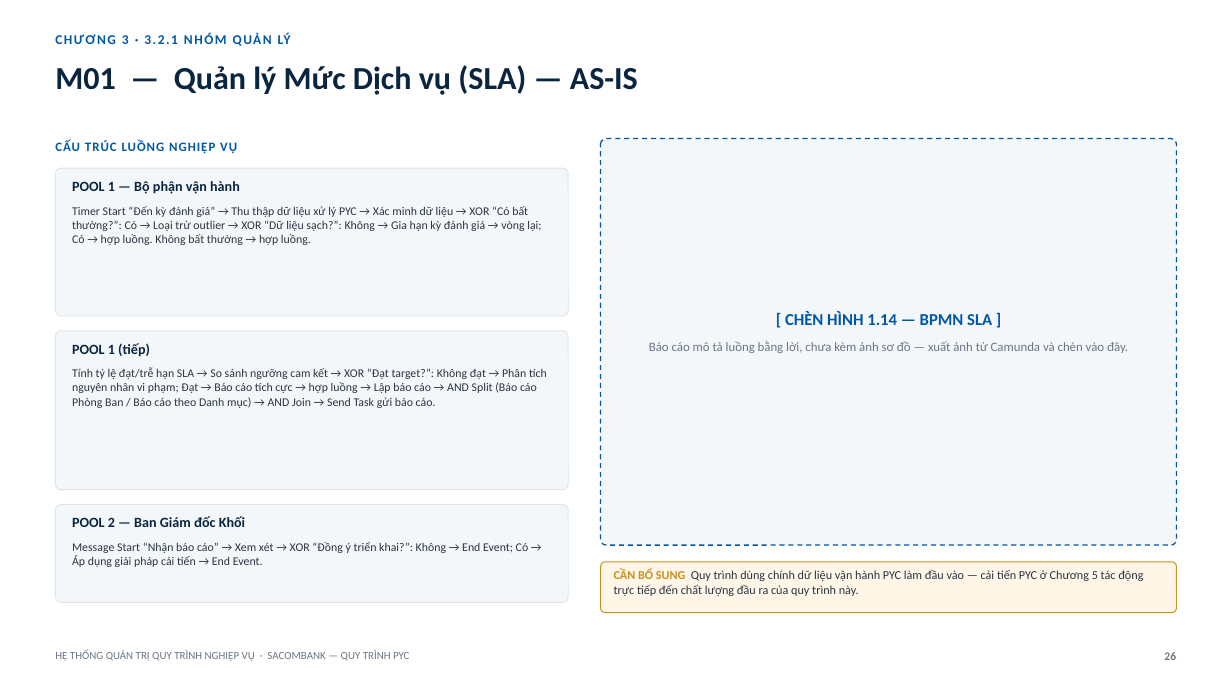
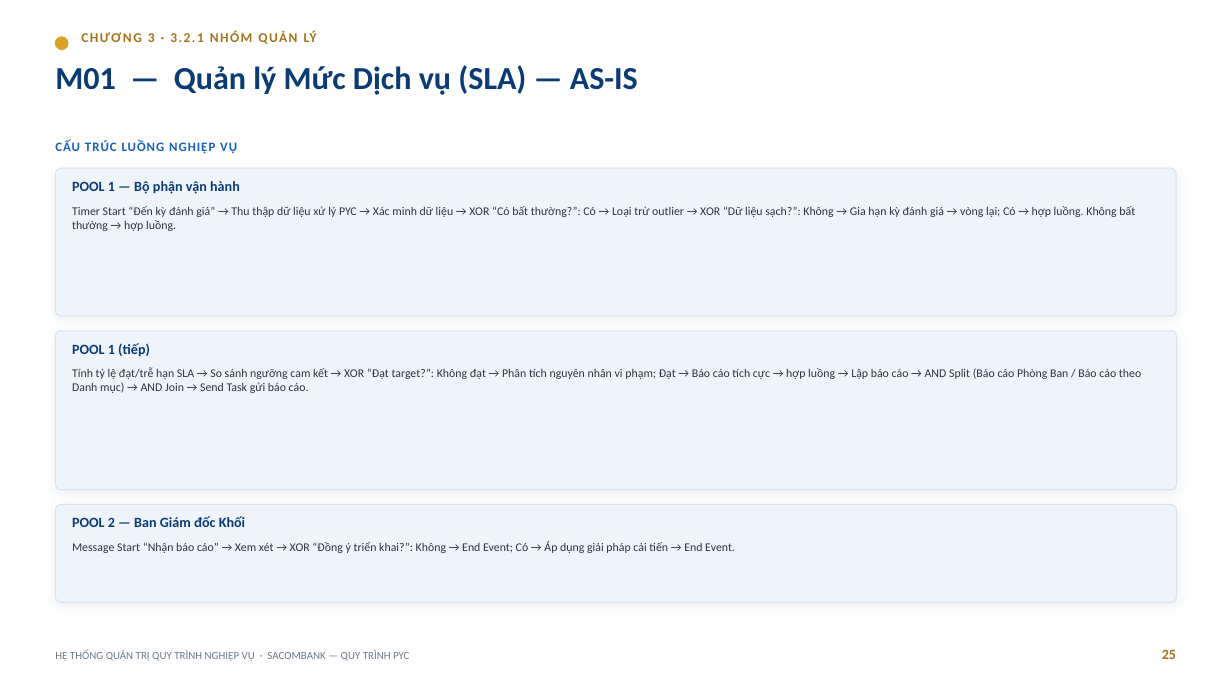
Before and after one commit to trilm83/SACOMBANK, a slide deck: slide 25 of BaoCao_PYC_Sacombank.pptx (slide 26 before the commit). Drawn at 1232x693 pixels with LibreOffice and Linux fonts; fonts in the diff are those of the drawing. Boxes give left, top, right and bottom in pixels: in the first picture for what was removed or moved away, otherwise in the second. Text is boxed around its words. In the diff, an @@ line names an element or a change of style, - is before the commit and + after.

```diff
--- a/BaoCao_PYC_Sacombank.pptx
+++ b/BaoCao_PYC_Sacombank.pptx
@@ ellipse added at [55, 37, 68, 50], fill #D9A227, outline #D9A227 1 pt @@
@@ text "CHƯƠNG 3 · 3.2.1 NHÓM ...": place and size @@
-text "CHƯƠNG 3 · 3.2.1 NHÓM ..." at [122, 33, 291, 44]
+text "CHƯƠNG 3 · 3.2.1 NHÓM ..." at [148, 31, 317, 42]
@@ text "CHƯƠNG 3 · 3.2.1 NHÓM ..." at [148, 31, 317, 42]: text colour #0057A6 to #A5741A @@
@@ text "CẤU TRÚC LUỒNG NGHIỆP VỤ" at [55, 140, 237, 154]: text colour #0057A6 to #1660BF @@
@@ rounded rectangle removed at [601, 139, 1177, 545] @@
@@ rounded rectangle removed at [55, 168, 568, 316] @@
@@ rounded rectangle added at [55, 168, 1177, 316], fill #EFF4FB, outline #D8E1EC 0.75 pt @@
@@ text removed at [785, 312, 992, 325] @@
-[ CHÈN HÌNH 1.14 — BPMN SLA ]
@@ rounded rectangle removed at [55, 331, 568, 490] @@
@@ rounded rectangle added at [55, 331, 1177, 490], fill #EFF4FB, outline #D8E1EC 0.75 pt @@
@@ text removed at [649, 341, 1128, 353] @@
-Báo cáo mô tả luồng bằng lời, chưa kèm ảnh sơ đồ — xuất ảnh từ Camunda và chèn vào đây.
@@ rounded rectangle removed at [55, 505, 568, 603] @@
@@ rounded rectangle added at [55, 505, 1177, 603], fill #EFF4FB, outline #D8E1EC 0.75 pt @@
@@ text colour #0A2540 to #0B3B75 in 4 elements at [55, 65, 638, 95], [72, 181, 240, 194], [72, 343, 150, 357], [72, 516, 245, 527] @@
@@ text colour #2B3440 to #2A3442 in 3 elements at [72, 206, 1135, 231], [72, 367, 1141, 393], [72, 541, 735, 553] @@
@@ rounded rectangle removed at [601, 562, 1177, 613] @@
@@ text removed at [614, 569, 1143, 596] @@
-CẦN BỔ SUNG Quy trình dùng chính dữ liệu vận hành PYC làm đầu vào — cải tiến PYC ở Chương 5 tác động trực tiếp đến chất lượng đầu ra của quy trình này.
@@ text added at [1162, 649, 1176, 659], 11 pt, text #A5741A, bold @@
+25
@@ text removed at [1164, 652, 1176, 660] @@
-26
```
Also in this commit, not shown: 42 other slides changed, 12 slides added, 4 slides removed.
